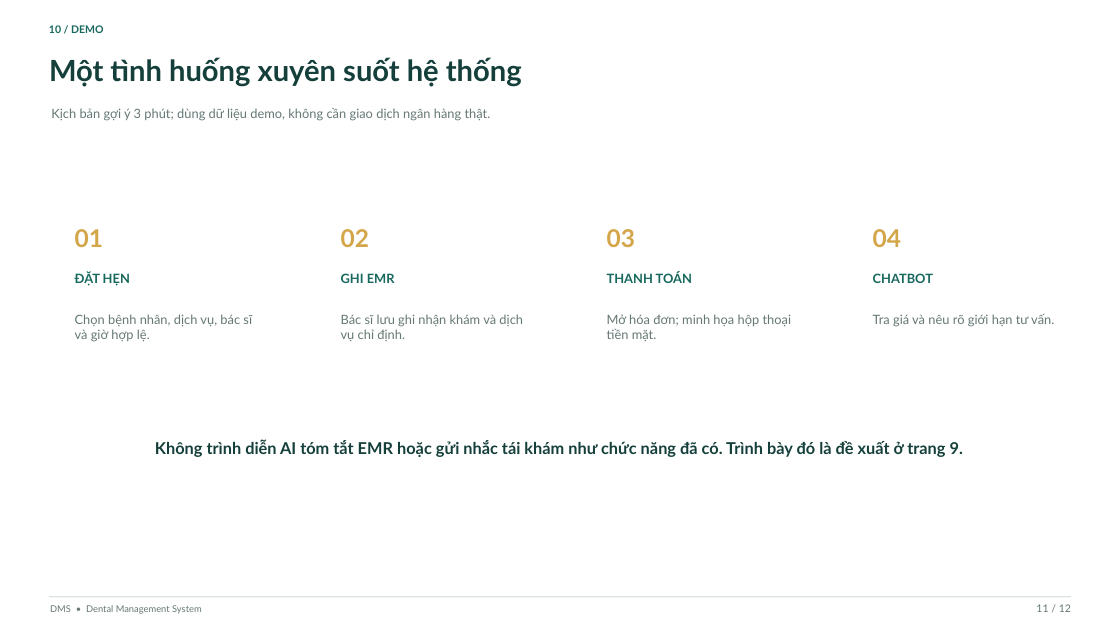
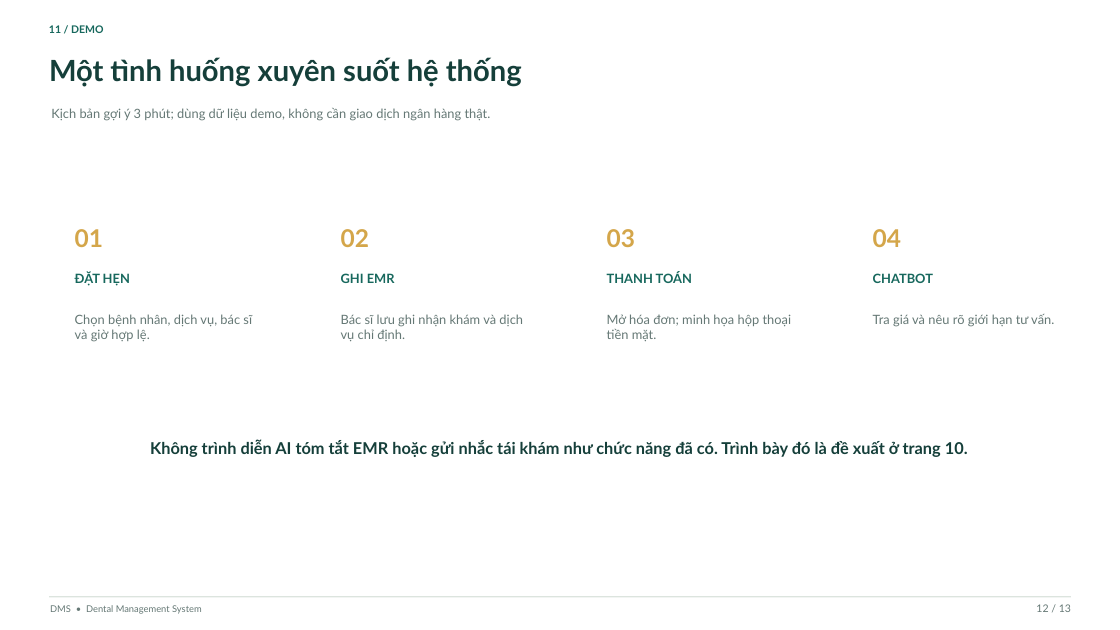
Before and after one commit to tuuyengb06/dental-clinic-system, a slide deck: slide 12 of docs/project-presentation.pptx (slide 11 before the commit). Drawn at 1120x630 pixels with LibreOffice and Linux fonts; fonts in the diff are those of the drawing. Boxes give left, top, right and bottom in pixels: in the first picture for what was removed or moved away, otherwise in the second. Text is boxed around its words. In the diff, an @@ line names an element or a change of style, - is before the commit and + after.

```diff
--- a/docs/project-presentation.pptx
+++ b/docs/project-presentation.pptx
@@ text at [49, 25, 103, 33]: text changed @@
-10 / DEMO
+11 / DEMO
@@ text at [150, 441, 968, 457]: text changed @@
-Không trình diễn AI tóm tắt EMR hoặc gửi nhắc tái khám như chức năng đã có. Trình bày đó là đề xuất ở trang 9.
+Không trình diễn AI tóm tắt EMR hoặc gửi nhắc tái khám như chức năng đã có. Trình bày đó là đề xuất ở trang 10.
@@ text at [1036, 604, 1071, 612]: text changed @@
-11 / 12
+12 / 13
```
Also in this commit, not shown: 11 other slides changed, 1 slide added, 2 other files.
